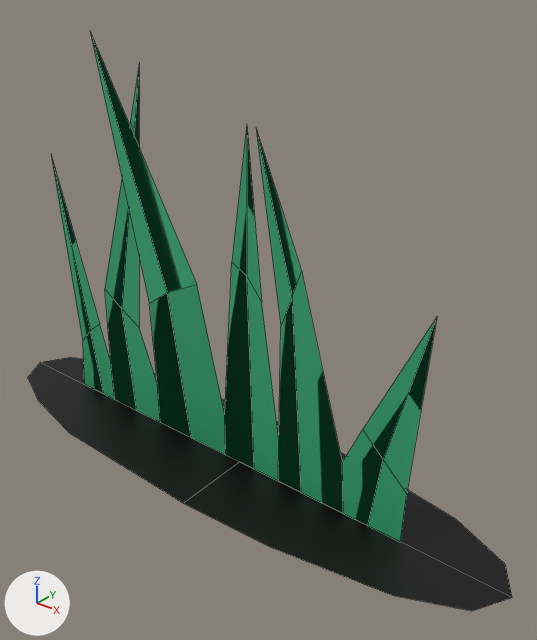
The FBX model Projekt Unity/TowerDefense/Assets/Modele/EpokaKamienia/FBX/Otoczenie/Trawa1.fbx, before and after one commit.
Both versions are drawn from a camera (50 mm lens) standing at (3.61, -3.49, 3.45) and looking at (0.73, 0.11, 1.22). Arrows for +X, +Y and +Z are at lower left; the lights stay in place. Mesh edges are drawn as thin lines.

The older version as bpy lines, for what is in view:
```python
me_plane_009 = bpy.data.meshes.new('Plane.009')
me_plane_009.from_pydata(...)  # 59 vertices, 28 faces; spans x -1.95..2.69, y -0.61..0.61, z 0.0..3.01
# faces by material slot: [4, 24]
me_plane_009.materials.append(mat_cien)  # black #000000
me_plane_009.materials.append(mat_trawa1)  # green #37a873
ob_plane_005 = bpy.data.objects.new('Plane.005', me_plane_009)
ob_plane_005.location = (0.0, 0.0, 0.0)
```
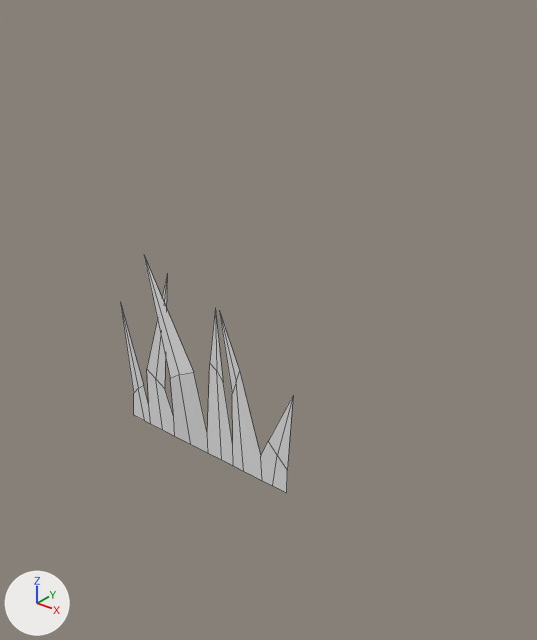
Changed parts and their boxes [x1, y1, x2, y2] in the pictures (537 x 640 px; the box of a moved part takes in the faces that stretch with it):
'Plane.005', reshaped, moved, turned, rescaled
    before: [28, 32, 512, 611]
    after: [120, 257, 293, 493]
part 1 of me_plane_009, moved or reshaped
    before: [51, 32, 437, 542]
    after: [120, 257, 293, 493]
part 2 of me_plane_009, deleted (black)
    before: [28, 357, 512, 611]

The change, as a list of edits to the scene's bpy script:
```text
Change me_plane_009:
    where me_plane_009.from_pydata(...)  # 59 vertices, 28 faces; spans x -1.95..2.69, y -0.61..0.61, z 0.0..3.01
    used by ob_plane_005; location = (0.0, 0.0, 0.0)
    remove me_plane_009.materials.append(mat_cien)  # black #000000
    remove me_plane_009.materials.append(mat_trawa1)  # green #37a873
    me_plane_009 part 1: the loose piece of 42 vertices spanning x -1.37..2.02, y -0.09..0.0, z 0.0..3.01 is turned -90 degrees about the x axis through the mesh origin and scaled by 50
    me_plane_009 part 2: the loose piece of 17 vertices spanning x -1.95..2.69, y -0.61..0.61, z 0.0 is deleted
Change ob_plane_005:
    ob_plane_005.location: (0.0, 0.0, 0.0) -> (0.077, -0.067, 0.0)
    ob_plane_005.rotation_euler: (0.0, 0.0, 0.0) -> (1.571, 0.0, 0.0)  # degrees (0, 0, 0) -> degrees (90, 0, 0)
    ob_plane_005.scale: (1.0, 1.0, 1.0) -> (0.01, 0.01, 0.01)
```
